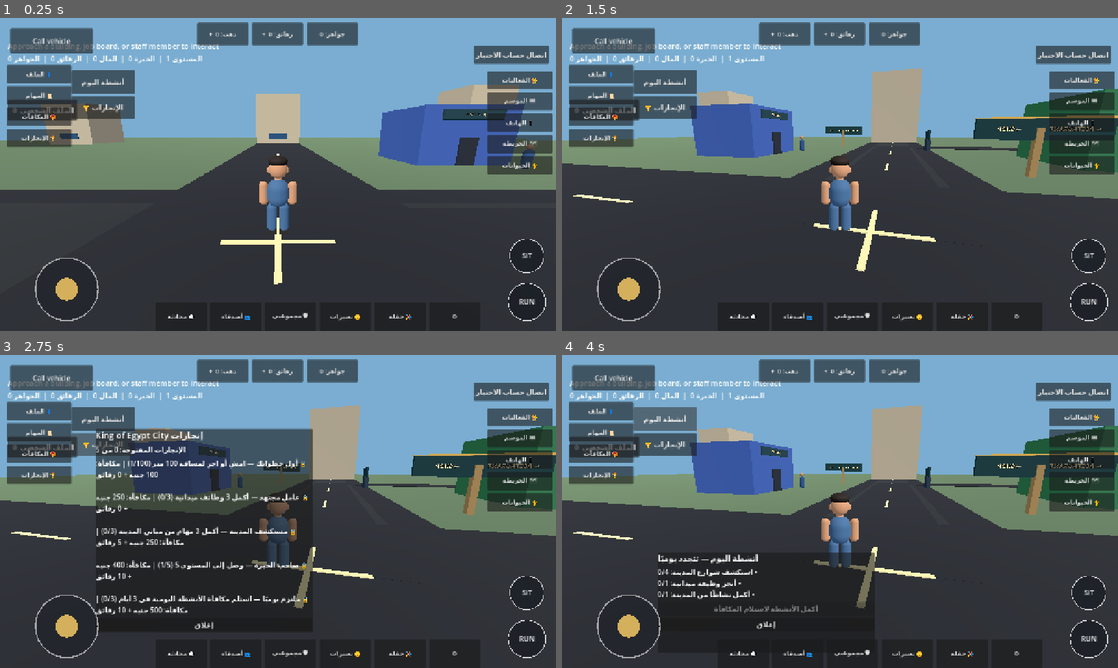
Above: before the commit, frames 1-4 (two rows, left to right).
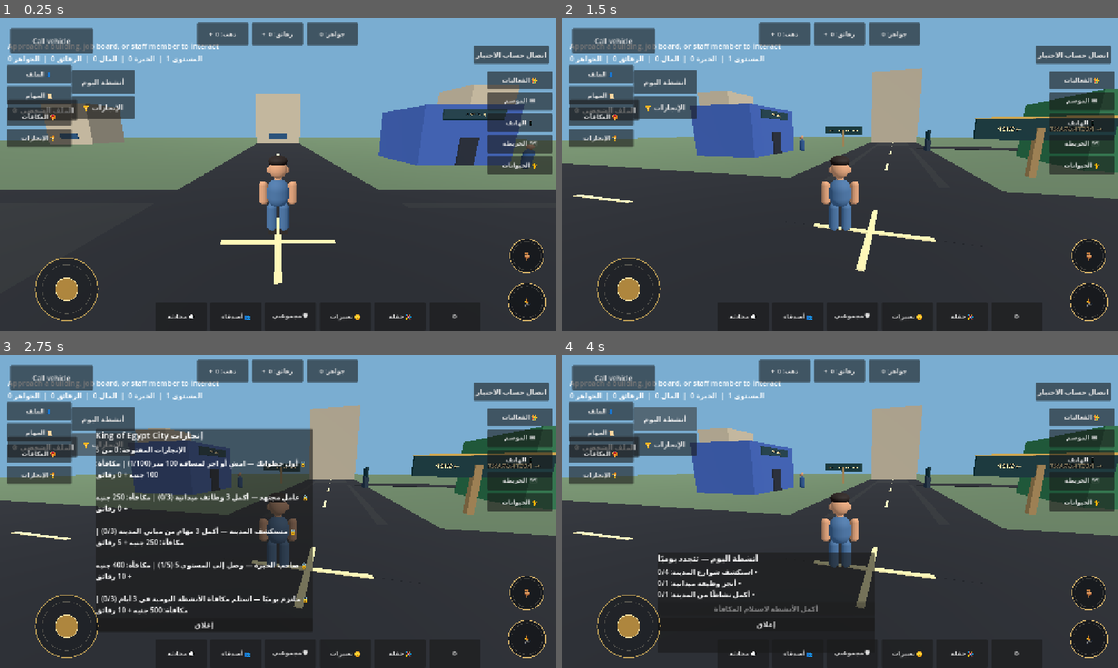
Above: after the commit, the same moments.

Repository: gamalalaraby1988-dotcom/King-Egypt-
Game: Godot game, scene res://scenes/main.tscn
Same seed, same stepped clock (60 frames per second), same inputs: the game is played once before the commit and once after it.
Inputs (mouse positions are in pixels of both pictures, inside the frame that each line leads up to):
- Up to frame 1 (0.25 s): no input
- Up to frame 2 (1.5 s): tap Enter at 0.5 s; move the mouse to (962, 158) at 0.52 s; hold D (move_right) 0.53-1.25 s; hold Shift (sprint) 0.53-1.25 s; click (962, 158) at 0.67 s; drag from (728, 190) to (812, 237) at 1.27 s
- Up to frame 3 (2.75 s): click "الإنجازات 🏆" at 2 s
- Up to frame 4 (4 s): click "إغلاق" at 2.75 s; click "أنشطة اليوم" at 3.5 s

The runs differ from the first frame. In frame 1, 0.7% of the frame differs, in the area x 6-99%, y 70-97%; in frame 2, 0.7%; in frame 3, 0.7%; in frame 4, 0.7%.

Commit message:
Restyle mobile touch controls with subtle royal gold accents

Diff:
--- a/scripts/mobile_hud.gd
+++ b/scripts/mobile_hud.gd
@@ -63,19 +63,24 @@
 
 func _draw() -> void:
 	_update_layout()
-	draw_circle(joystick_center, _joystick_draw_radius, Color(0.04, 0.06, 0.09, 0.30))
-	draw_arc(joystick_center, _joystick_draw_radius, 0.0, TAU, 48, Color(1, 1, 1, 0.58), 3.0 * minf(1.0, _joystick_draw_radius / 72.0))
-	draw_circle(joystick_center + joystick_vector * _joystick_draw_radius, maxf(17.0, 26.0 * _joystick_draw_radius / 72.0), Color(0.91, 0.75, 0.38, 0.90))
-	_draw_button(sprint_center, _sprint_draw_radius, "RUN", sprint_active)
+	# عصا اتجاهات دائرية بقاعدة داكنة وحافة ذهبية رفيعة.
+	draw_circle(joystick_center, _joystick_draw_radius, Color(0.025, 0.035, 0.045, 0.34))
+	draw_arc(joystick_center, _joystick_draw_radius, 0.0, TAU, 56, Color(0.82, 0.68, 0.36, 0.88), 2.2 * minf(1.0, _joystick_draw_radius / 72.0))
+	draw_arc(joystick_center, _joystick_draw_radius * 0.78, 0.0, TAU, 48, Color(1.0, 0.94, 0.78, 0.24), 1.0)
+	var knob_radius := maxf(17.0, 26.0 * _joystick_draw_radius / 72.0)
+	draw_circle(joystick_center + joystick_vector * _joystick_draw_radius, knob_radius, Color(0.72, 0.55, 0.25, 0.94))
+	draw_arc(joystick_center + joystick_vector * _joystick_draw_radius, knob_radius, 0.0, TAU, 40, Color(1.0, 0.91, 0.66, 0.95), 1.6)
+	_draw_button(sprint_center, _sprint_draw_radius, "🏃", sprint_active)
 	var sitting_now: bool = is_instance_valid(player) and bool(player.get("sitting"))
-	_draw_button(sit_center, _sit_draw_radius, "SIT", sitting_now)
+	_draw_button(sit_center, _sit_draw_radius, "🪑", sitting_now)
 
 func _draw_button(center: Vector2, radius: float, caption: String, active: bool) -> void:
-	var fill := Color(0.67, 0.48, 0.19, 0.82) if active else Color(0.04, 0.06, 0.09, 0.48)
+	var fill := Color(0.62, 0.43, 0.16, 0.88) if active else Color(0.025, 0.035, 0.045, 0.58)
 	draw_circle(center, radius, fill)
-	draw_arc(center, radius, 0.0, TAU, 40, Color(1, 1, 1, 0.78), 2.0)
+	draw_arc(center, radius, 0.0, TAU, 48, Color(0.86, 0.72, 0.42, 0.96), 2.0)
+	draw_arc(center, radius * 0.84, 0.0, TAU, 40, Color(1.0, 0.95, 0.82, 0.22), 1.0)
 	var font := ThemeDB.fallback_font
-	var text_size := maxi(11, roundi(17.0 * radius / 43.0))
+	var text_size := maxi(18, roundi(25.0 * radius / 43.0))
 	var text_width := font.get_string_size(caption, HORIZONTAL_ALIGNMENT_LEFT, -1, text_size).x
 	draw_string(font, center + Vector2(-text_width / 2.0, text_size * 0.34), caption, HORIZONTAL_ALIGNMENT_LEFT, -1, text_size, Color.WHITE)
 
